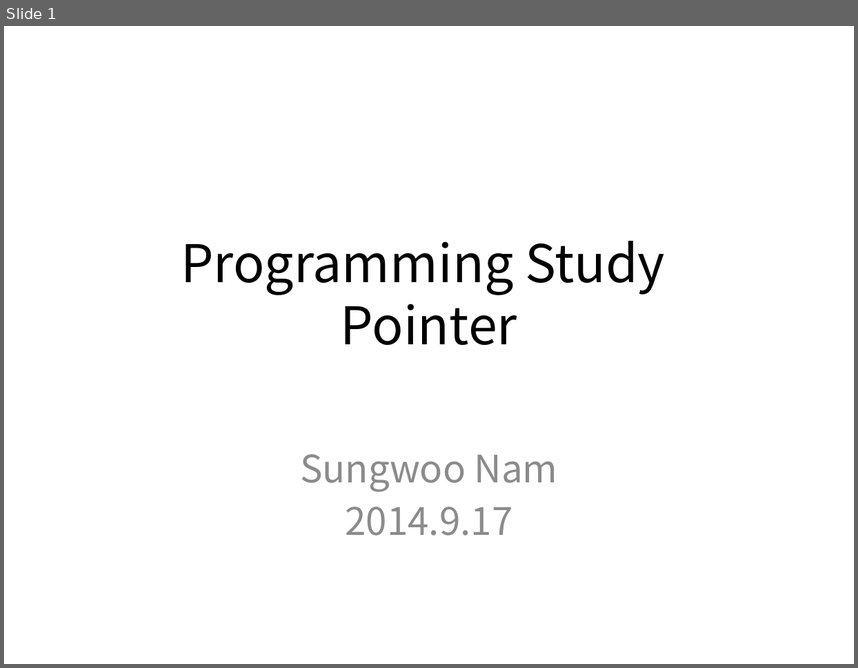
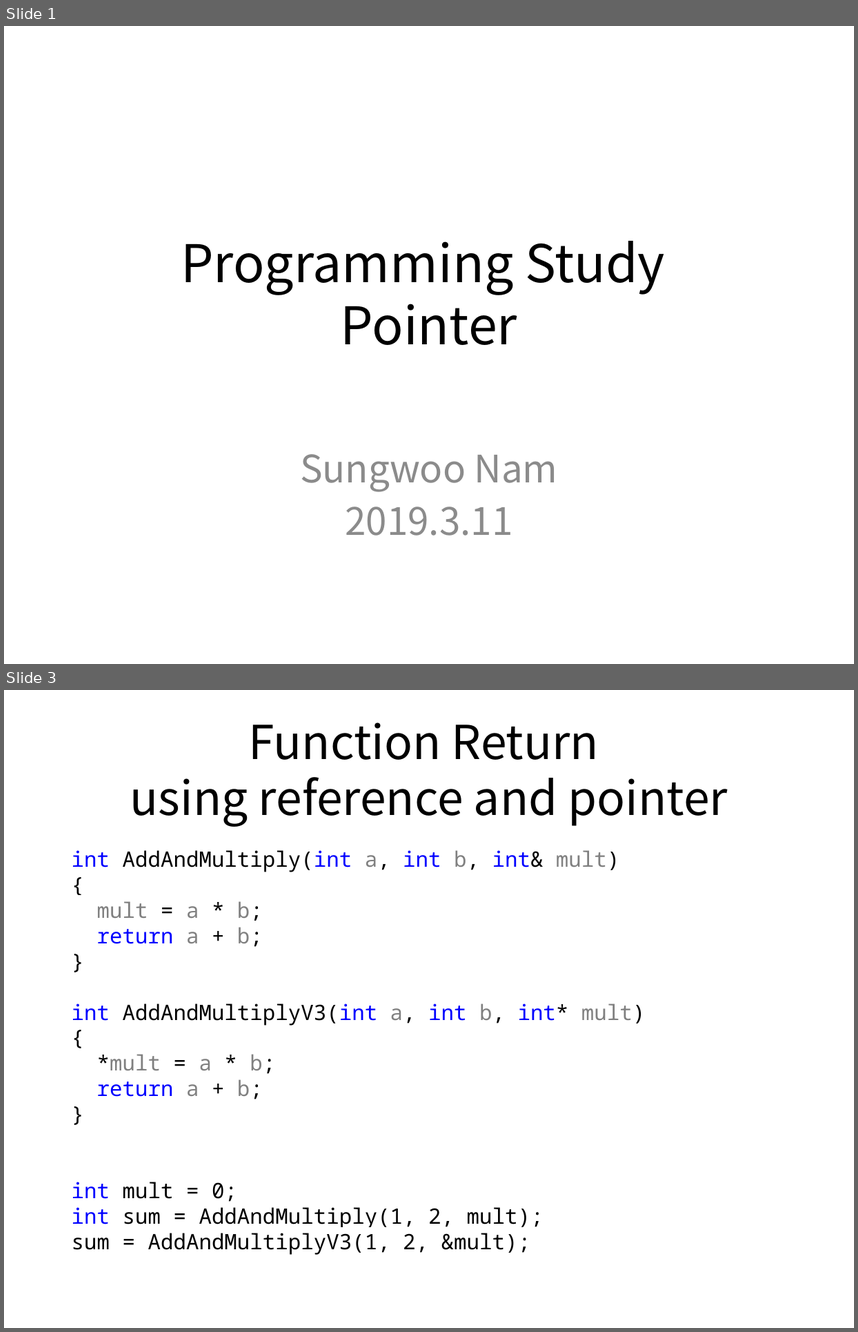
Before and after one commit to SungwooNam/ProgrammingStudy, a slide deck: src/Documents/Programming Study - Pointers.pptx. Shown one above the other, each under a label of ours: slide 1 before the commit, slides 1 and 3 after it; the slides between them are not shown. The pictures are 858x668 and 858x1332 pixels, drawn with LibreOffice and Linux fonts; fonts in the diff are those of the drawing. Boxes give left, top, right and bottom in pixels: in the first picture for what was removed or moved away, otherwise in the second. Text is boxed around its words. In the diff, an @@ line names an element or a change of style, - is before the commit and + after.

```diff
--- a/src/Documents/Programming Study - Pointers.pptx
+++ b/src/Documents/Programming Study - Pointers.pptx
@@ slide 3 added at (x1=4, y1=690, x2=854, y2=1328), background #FFFFFF @@
@@ title added at (x1=130, y1=722, x2=728, y2=827), 39.6 pt, text #000000 @@
+Function Return
+using reference and pointer
@@ text added at (x1=72, y1=850, x2=645, y2=1254), 18 pt, text #000000 @@
+int AddAndMultiply(int a, int b, int& mult)
+{
+mult = a * b;
+return a + b;
+}
+int AddAndMultiplyV3(int a, int b, int* mult)
+{
+*mult = a * b;
+return a + b;
+}
+int mult = 0;
+int sum = AddAndMultiply(1, 2, mult);
+sum = AddAndMultiplyV3(1, 2, &mult);
@@ slide 1 changed as well @@
@@ subtitle at (x1=345, y1=506, x2=513, y2=535): text changed @@
-2014.9.17
+2019.3.11
```
Also in this commit, not shown: 9 other slides added, 7 slides removed, 5 other files.
